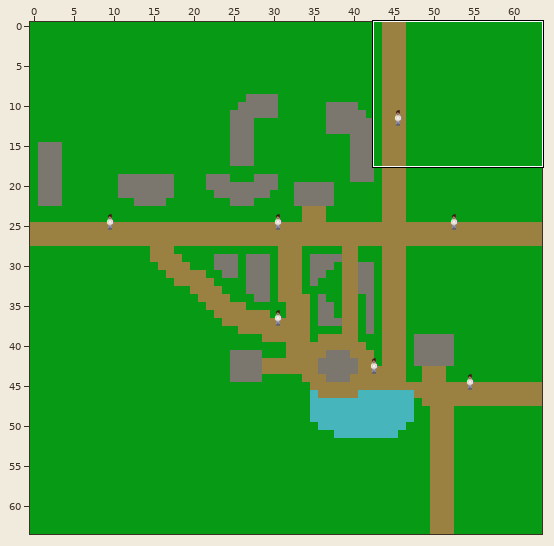
Level history. Tiled map: assets/tileMap.tmx. The picture above shows the old version from afar; the outline marks the close-up.
Close-up. Old version:
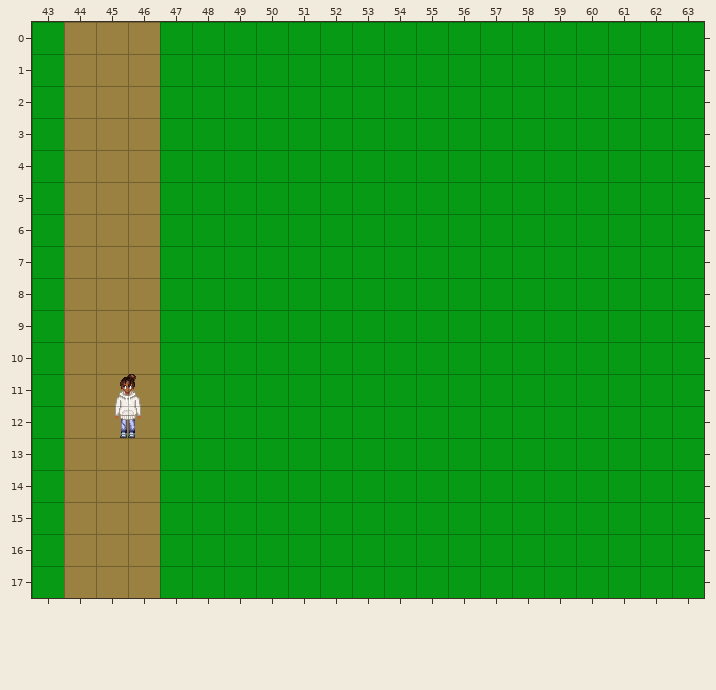
Cells are 32x32 px. Shown: x 43..63, y 0..17. The commit also changed other parts of the map, which this record leaves out.
Now the later version:
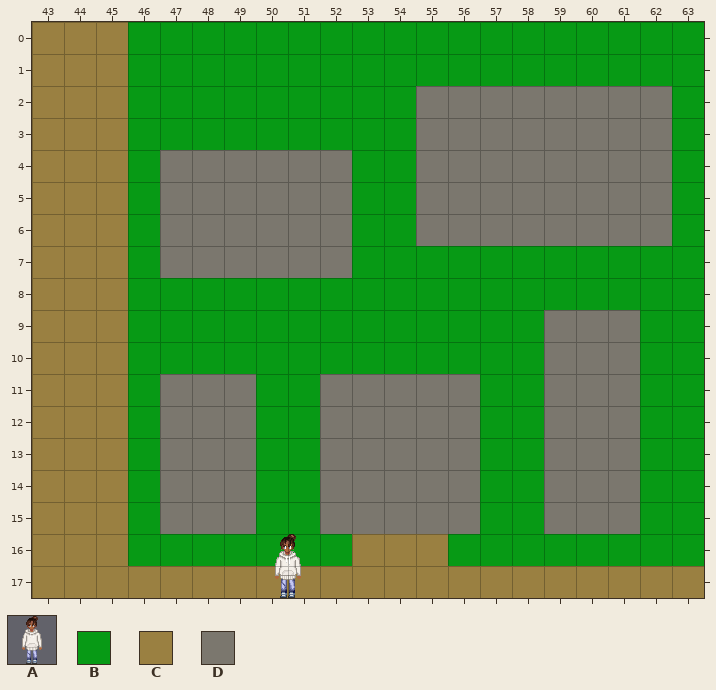
Key: from "animatedTileset": A 0; from "texturesTileset": B 0, C 2, D 3.
_ is an empty cell.
What changed:
Layer "Tile Layer 1":
Tile C becomes tile B in rows 0 to 16 at x 46.
Tile B becomes tile C in rows 0 to 15 at x 43; in row 16 at x 43 and 53 to 55; in row 17 at x 43 and 47 to 63.
Tile B becomes tile D in rows 2 to 3 at x 55 to 62; in rows 4 to 6 at x 47 to 52 and 55 to 62; in row 7 at x 47 to 52; in rows 9 to 10 at x 59 to 61; in rows 11 to 15 at x 47 to 49, 52 to 56 and 59 to 61.
Layer "Tile Layer 2":
The author put tile A in row 17 at x 50.
The author cleared tile A in row 12 at x 45.
Pixel boxes of the changes (left, top, right, bottom) in both close-ups:
changed: (32, 22, 64, 598)
changed: (115, 22, 704, 598)
